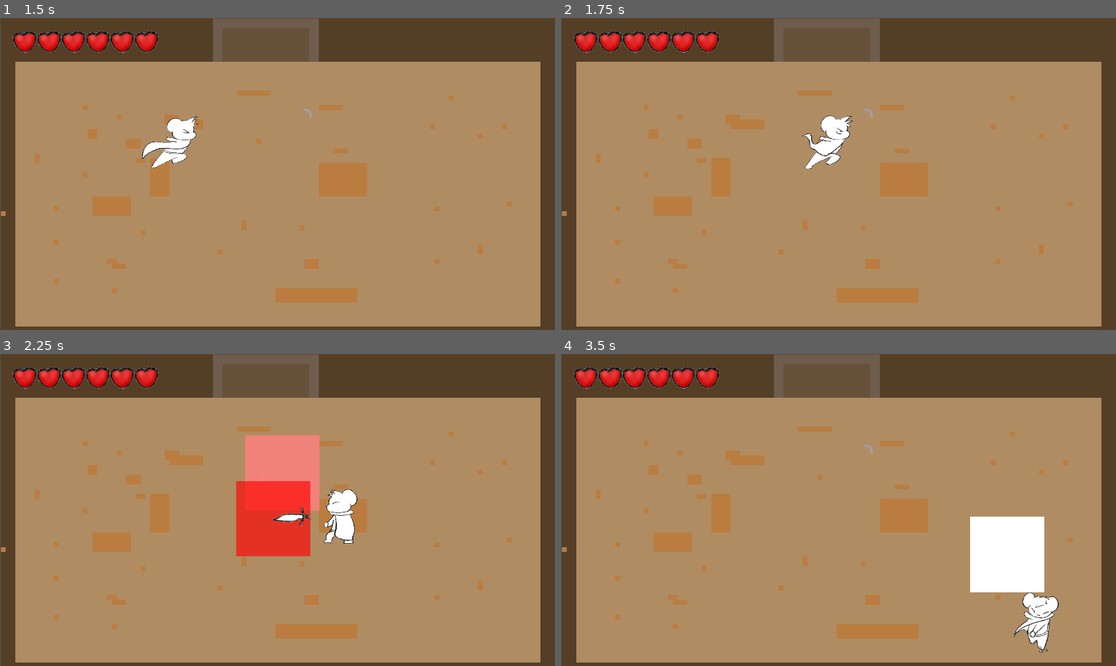
Above: before the commit, frames 1-4 (two rows, left to right).
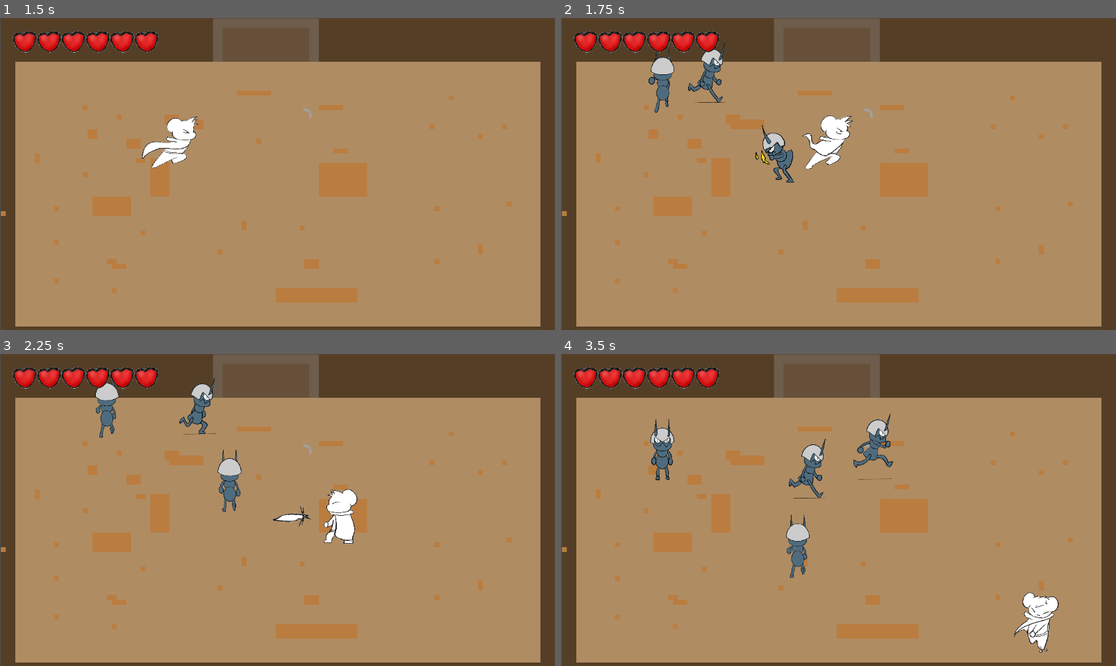
Above: after the commit, the same moments.

Repository: bcorrigall/ratknight
Game: Godot game, scene res://main_menu.tscn
Two runs of this game, one before a commit and one after it. Both use one fixed random seed, a clock stepped at 60 frames per second and the inputs below. The engine's default icon, where the game draws it, is replaced by a stand-in: a white triangle on a blue panel in a dark square.
Inputs (mouse positions are in pixels of both pictures, inside the frame that each line leads up to):
- Up to frame 1 (1.5 s): click "Start" at 0.5 s; tap Enter at 1.25 s; move the mouse to (399, 158) at 1.27 s; hold Right (move_right) from 1.28 s (still down); hold Shift (dash) from 1.28 s (still down)
- Up to frame 2 (1.75 s): keep holding Right (move_right); keep holding Shift (dash)
- Up to frame 3 (2.25 s): move the mouse to (166, 525) at 2.02 s; release Right (move_right) at 2.03 s; release Shift (dash) at 2.03 s; hold S (move_down) from 2.03 s (still down); tap J (attack_light) at 2.1 s
- Up to frame 4 (3.5 s): tap Shift (dash) at 2.3, 3.05 s; move the mouse to (894, 441) at 2.77 s; release S (move_down) at 2.78 s; hold Right (move_right) from 2.78 s (still down); hold K (attack_spin) from 2.78 s (still down)

Frame 1 is identical in both runs. In frame 2, 1.5% of the frame differs, in the area x 15-43%, y 8-53%; in frame 3, 6.6%, in the area x 17-58%, y 7-65%; in frame 4, 5.3%.

Commit message:
fixed collision bug

Diff:
--- a/Attack.gd
+++ b/Attack.gd
@@ -25,3 +25,13 @@
 		body.health = body.health - damage
 		print(body.health)
 		queue_free()
+
+
+
+func _on_attack_area_area_entered(area):
+	if(area.get_name().begins_with("HurtBox")):
+		var enemy = area.get_parent()
+		print(enemy.health)
+		enemy.health = enemy.health - damage
+		print(enemy.health)
+		queue_free()
--- a/Attack.tscn
+++ b/Attack.tscn
@@ -20,7 +20,6 @@
 
 [node name="Timer" type="Timer" parent="."]
 
-[connection signal="area_entered" from="AttackArea" to="." method="_on_area_2d_area_entered"]
-[connection signal="area_shape_entered" from="AttackArea" to="." method="_on_area_2d_area_shape_entered"]
+[connection signal="area_entered" from="AttackArea" to="." method="_on_attack_area_area_entered"]
 [connection signal="body_entered" from="AttackArea" to="." method="_on_area_2d_body_entered"]
 [connection signal="timeout" from="Timer" to="." method="_on_timer_timeout"]
--- a/enemy.gd
+++ b/enemy.gd
@@ -1,7 +1,7 @@
 extends CharacterBody2D
 
 
-@export var SPEED = 150
+@export var SPEED = 125
 @export var health = 100
 @export var damage = 5
 
--- a/enemy.tscn
+++ b/enemy.tscn
@@ -1,131 +1,158 @@
-[gd_scene load_steps=34 format=3 uid="uid://bd1rvmtjug7o8"]
+[gd_scene load_steps=37 format=3 uid="uid://bd1rvmtjug7o8"]
 
 [ext_resource type="Script" path="res://enemy.gd" id="1_4tbc6"]
-[ext_resource type="Texture2D" uid="uid://dkfdd3tt8waj8" path="res://assets/AntFighter/move_back/1.png" id="2_ofupk"]
-[ext_resource type="Texture2D" uid="uid://bav7obm1vqro1" path="res://assets/AntFighter/attack(side)/0.png" id="2_wahms"]
-[ext_resource type="Texture2D" uid="uid://bmfmsajsosvwm" path="res://assets/AntFighter/move_back/2.png" id="3_k6phc"]
-[ext_resource type="Texture2D" uid="uid://ble3qj1o32he3" path="res://assets/AntFighter/attack(side)/1.png" id="3_wv3hx"]
-[ext_resource type="Texture2D" uid="uid://cxya4jg7dokhv" path="res://assets/AntFighter/attack(side)/2.png" id="4_7jpfb"]
-[ext_resource type="Texture2D" uid="uid://cygh6ctwaxv7m" path="res://assets/AntFighter/move_back/3.png" id="4_v1v8h"]
-[ext_resource type="Texture2D" uid="uid://cn07tqf6rp6wr" path="res://assets/AntFighter/attack(side)/3.png" id="5_hkpbm"]
-[ext_resource type="Texture2D" uid="uid://b8ego8w7k4paq" path="res://assets/AntFighter/move_back/4.png" id="5_lsb4f"]
-[ext_resource type="Texture2D" uid="uid://fcvt7v82kunv" path="res://assets/AntFighter/attack(side)/4.png" id="6_em0ma"]
-[ext_resource type="Texture2D" uid="uid://b3tuuilmy52tf" path="res://assets/AntFighter/move_back/5.png" id="6_pgygh"]
-[ext_resource type="Texture2D" uid="uid://du7y1dxi558vs" path="res://assets/AntFighter/move_back/6.png" id="7_8v0qb"]
-[ext_resource type="Texture2D" uid="uid://ckmyev57d1rv1" path="res://assets/AntFighter/attack(side)/5.png" id="7_uq4ih"]
-[ext_resource type="Texture2D" uid="uid://coesqkf2jvm6y" path="res://assets/AntFighter/move_front/1.png" id="8_cmg0k"]
-[ext_resource type="Texture2D" uid="uid://bo1wwa1knul5v" path="res://assets/AntFighter/move_front/2.png" id="9_40yem"]
-[ext_resource type="Texture2D" uid="uid://cxl1q5jcc0uql" path="res://assets/AntFighter/move_front/3.png" id="10_xfffw"]
-[ext_resource type="Texture2D" uid="uid://c1gyyhfr7vncb" path="res://assets/AntFighter/move_front/4.png" id="11_0fi1m"]
-[ext_resource type="Texture2D" uid="uid://bmqgm4tp3qxac" path="res://assets/AntFighter/move_front/5.png" id="12_whqca"]
-[ext_resource type="Texture2D" uid="uid://dooksvqxo2m5l" path="res://assets/AntFighter/move_front/6.png" id="13_7qowh"]
-[ext_resource type="Texture2D" uid="uid://cydarsxxbjynk" path="res://assets/AntFighter/move_side/1.png" id="14_add1d"]
-[ext_resource type="Texture2D" uid="uid://cbskojt1hctpd" path="res://assets/AntFighter/move_side/2.png" id="15_fw7fw"]
-[ext_resource type="Texture2D" uid="uid://dt3wh4hdl0p5" path="res://assets/AntFighter/move_side/3.png" id="16_bngjy"]
-[ext_resource type="Texture2D" uid="uid://bl7aj24s1eado" path="res://assets/AntFighter/move_side/4.png" id="17_trxvw"]
-[ext_resource type="Texture2D" uid="uid://3s5vpt2dx1j1" path="res://assets/AntFighter/move_side/5.png" id="18_kx8qk"]
-[ext_resource type="Texture2D" uid="uid://bqkncpgyr8r7w" path="res://assets/AntFighter/move_side/6.png" id="19_yxk6s"]
-[ext_resource type="Texture2D" uid="uid://qpkuhp4tpff4" path="res://assets/AntFighter/move_side/7.png" id="20_3j4ue"]
-[ext_resource type="Texture2D" uid="uid://bp814m8s2jgkw" path="res://assets/AntFighter/move_side/8.png" id="21_mvk65"]
+[ext_resource type="Texture2D" uid="uid://blnakttrwrjas" path="res://assets/enemies/antFighter/attack(side)/0.png" id="2_cyluj"]
+[ext_resource type="Texture2D" uid="uid://blv5e6d5y5lvd" path="res://assets/enemies/antFighter/move_back/back.png" id="2_hplpv"]
+[ext_resource type="Texture2D" uid="uid://bxch2xhyskm5w" path="res://assets/enemies/antFighter/attack(side)/1.png" id="3_id7g3"]
+[ext_resource type="Texture2D" uid="uid://ct8n4p3yta8vy" path="res://assets/enemies/antFighter/move_front/front.png" id="3_l5wl1"]
+[ext_resource type="Texture2D" uid="uid://c3uxis2aaathp" path="res://assets/enemies/antFighter/attack(side)/2.png" id="4_0hshd"]
+[ext_resource type="Texture2D" uid="uid://cacyemixrkfj0" path="res://assets/enemies/antFighter/move_side/side.png" id="4_42p2l"]
+[ext_resource type="Texture2D" uid="uid://johx64v3xmf7" path="res://assets/enemies/antFighter/attack(side)/3.png" id="5_glnjp"]
+[ext_resource type="Texture2D" uid="uid://fnxwxk166yey" path="res://assets/enemies/antFighter/move_back/1.png" id="5_krsqe"]
+[ext_resource type="Texture2D" uid="uid://bc3grb7rmq078" path="res://assets/enemies/antFighter/move_back/2.png" id="6_m5ykh"]
+[ext_resource type="Texture2D" uid="uid://dl3vvublkp4ik" path="res://assets/enemies/antFighter/attack(side)/4.png" id="6_ype3v"]
+[ext_resource type="Texture2D" uid="uid://c20nk8d8tsbk6" path="res://assets/enemies/antFighter/move_back/3.png" id="7_b3ycb"]
+[ext_resource type="Texture2D" uid="uid://diwblvrk7lbhs" path="res://assets/enemies/antFighter/attack(side)/5.png" id="7_nvf24"]
+[ext_resource type="Texture2D" uid="uid://c617uy1yeo1t" path="res://assets/enemies/antFighter/move_back/4.png" id="8_b7ha2"]
+[ext_resource type="Texture2D" uid="uid://c7spixydrplu6" path="res://assets/enemies/antFighter/move_back/5.png" id="9_rxdg4"]
+[ext_resource type="Texture2D" uid="uid://d2h8b2mho81dc" path="res://assets/enemies/antFighter/move_back/6.png" id="10_x7mvi"]
+[ext_resource type="Texture2D" uid="uid://cxp0qfmnjgr6d" path="res://assets/enemies/antFighter/move_front/1.png" id="11_2rbfg"]
+[ext_resource type="Texture2D" uid="uid://y1em1xlnmkkk" path="res://assets/enemies/antFighter/move_front/2.png" id="12_knodq"]
+[ext_resource type="Texture2D" uid="uid://bl2w41tefgal5" path="res://assets/enemies/antFighter/move_front/3.png" id="13_v47sx"]
+[ext_resource type="Texture2D" uid="uid://cgkh5vncybvi4" path="res://assets/enemies/antFighter/move_front/4.png" id="14_s68ec"]
+[ext_resource type="Texture2D" uid="uid://or4m4j7abex0" path="res://assets/enemies/antFighter/move_front/5.png" id="15_8qt3j"]
+[ext_resource type="Texture2D" uid="uid://dxsl5kqhapuix" path="res://assets/enemies/antFighter/move_front/6.png" id="16_dgwkd"]
+[ext_resource type="Texture2D" uid="uid://y3ueknl2vfxp" path="res://assets/enemies/antFighter/move_side/1.png" id="17_mi656"]
+[ext_resource type="Texture2D" uid="uid://bwt7qsmu17xik" path="res://assets/enemies/antFighter/move_side/2.png" id="18_hyegm"]
+[ext_resource type="Texture2D" uid="uid://c5b2wt6u7jpuy" path="res://assets/enemies/antFighter/move_side/3.png" id="19_sg61l"]
+[ext_resource type="Texture2D" uid="uid://ch1o7ehoflplm" path="res://assets/enemies/antFighter/move_side/4.png" id="20_gxllo"]
+[ext_resource type="Texture2D" uid="uid://c5hthp577uo07" path="res://assets/enemies/antFighter/move_side/5.png" id="21_embnh"]
+[ext_resource type="Texture2D" uid="uid://8s0oanf8utab" path="res://assets/enemies/antFighter/move_side/6.png" id="22_egr1b"]
+[ext_resource type="Texture2D" uid="uid://cc8xyl17se1u8" path="res://assets/enemies/antFighter/move_side/7.png" id="23_a8u3r"]
+[ext_resource type="Texture2D" uid="uid://ded4e7gg4lnu7" path="res://assets/enemies/antFighter/move_side/8.png" id="24_fxfxy"]
 
 [sub_resource type="SpriteFrames" id="SpriteFrames_1gqbj"]
 animations = [{
 "frames": [{
 "duration": 1.0,
-"texture": ExtResource("2_wahms")
-}, {
-"duration": 1.0,
-"texture": ExtResource("3_wv3hx")
-}, {
-"duration": 1.0,
-"texture": ExtResource("4_7jpfb")
-}, {
-"duration": 1.0,
-"texture": ExtResource("5_hkpbm")
-}, {
-"duration": 1.0,
-"texture": ExtResource("6_em0ma")
-}, {
-"duration": 1.0,
-"texture": ExtResource("7_uq4ih")
-}],
-"loop": true,
-"name": &"attack",
+"texture": ExtResource("2_cyluj")
+}, {
+"duration": 1.0,
+"texture": ExtResource("3_id7g3")
+}, {
+"duration": 1.0,
+"texture": ExtResource("4_0hshd")
+}, {
+"duration": 1.0,
+"texture": ExtResource("5_glnjp")
+}, {
+"duration": 1.0,
+"texture": ExtResource("6_ype3v")
+}, {
+"duration": 1.0,
+"texture": ExtResource("7_nvf24")
+}],
+"loop": true,
+"name": &"attack_side",
+"speed": 12.0
+}, {
+"frames": [{
+"duration": 1.0,
+"texture": ExtResource("2_hplpv")
+}],
+"loop": true,
+"name": &"idle_back",
+"speed": 5.0
+}, {
+"frames": [{
+"duration": 1.0,
+"texture": ExtResource("3_l5wl1")
+}],
+"loop": true,
+"name": &"idle_front",
+"speed": 5.0
+}, {
+"frames": [{
+"duration": 1.0,
+"texture": ExtResource("4_42p2l")
+}],
+"loop": true,
+"name": &"idle_side",
+"speed": 5.0
+}, {
+"frames": [{
+"duration": 1.0,
+"texture": ExtResource("5_krsqe")
+}, {
+"duration": 1.0,
+"texture": ExtResource("6_m5ykh")
+}, {
+"duration": 1.0,
+"texture": ExtResource("7_b3ycb")
+}, {
+"duration": 1.0,
+"texture": ExtResource("8_b7ha2")
+}, {
+"duration": 1.0,
+"texture": ExtResource("9_rxdg4")
+}, {
+"duration": 1.0,
+"texture": ExtResource("10_x7mvi")
+}],
+"loop": true,
+"name": &"move_back",
 "speed": 10.0
 }, {
 "frames": [{
 "duration": 1.0,
-"texture": ExtResource("2_ofupk")
-}, {
-"duration": 1.0,
-"texture": ExtResource("3_k6phc")
-}, {
-"duration": 1.0,
-"texture": ExtResource("4_v1v8h")
-}, {
-"duration": 1.0,
-"texture": ExtResource("5_lsb4f")
-}, {
-"duration": 1.0,
-"texture": ExtResource("6_pgygh")
-}, {
-"duration": 1.0,
-"texture": ExtResource("7_8v0qb")
-}],
-"loop": true,
-"name": &"back",
+"texture": ExtResource("11_2rbfg")
+}, {
+"duration": 1.0,
+"texture": ExtResource("12_knodq")
+}, {
+"duration": 1.0,
+"texture": ExtResource("13_v47sx")
+}, {
+"duration": 1.0,
+"texture": ExtResource("14_s68ec")
+}, {
+"duration": 1.0,
+"texture": ExtResource("15_8qt3j")
+}, {
+"duration": 1.0,
+"texture": ExtResource("16_dgwkd")
+}],
+"loop": true,
+"name": &"move_front",
 "speed": 10.0
 }, {
 "frames": [{
 "duration": 1.0,
-"texture": ExtResource("8_cmg0k")
-}, {
-"duration": 1.0,
-"texture": ExtResource("9_40yem")
-}, {
-"duration": 1.0,
-"texture": ExtResource("10_xfffw")
-}, {
-"duration": 1.0,
-"texture": ExtResource("11_0fi1m")
-}, {
-"duration": 1.0,
-"texture": ExtResource("12_whqca")
-}, {
-"duration": 1.0,
-"texture": ExtResource("13_7qowh")
-}],
-"loop": true,
-"name": &"front",
-"speed": 10.0
-}, {
-"frames": [{
-"duration": 1.0,
-"texture": ExtResource("14_add1d")
-}, {
-"duration": 1.0,
-"texture": ExtResource("15_fw7fw")
-}, {
-"duration": 1.0,
-"texture": ExtResource("16_bngjy")
-}, {
-"duration": 1.0,
-"texture": ExtResource("17_trxvw")
-}, {
-"duration": 1.0,
-"texture": ExtResource("18_kx8qk")
-}, {
-"duration": 1.0,
-"texture": ExtResource("19_yxk6s")
-}, {
-"duration": 1.0,
-"texture": ExtResource("20_3j4ue")
-}, {
-"duration": 1.0,
-"texture": ExtResource("21_mvk65")
-}],
-"loop": true,
-"name": &"side",
+"texture": ExtResource("17_mi656")
+}, {
+"duration": 1.0,
+"texture": ExtResource("18_hyegm")
+}, {
+"duration": 1.0,
+"texture": ExtResource("19_sg61l")
+}, {
+"duration": 1.0,
+"texture": ExtResource("20_gxllo")
+}, {
+"duration": 1.0,
+"texture": ExtResource("21_embnh")
+}, {
+"duration": 1.0,
+"texture": ExtResource("22_egr1b")
+}, {
+"duration": 1.0,
+"texture": ExtResource("23_a8u3r")
+}, {
+"duration": 1.0,
+"texture": ExtResource("24_fxfxy")
+}],
+"loop": true,
+"name": &"move_side",
 "speed": 10.0
 }]
 
@@ -180,11 +207,9 @@
 
 [node name="AnimatedSprite2D" type="AnimatedSprite2D" parent="."]
 clip_children = 2
-scale = Vector2(0.17, 0.187)
+scale = Vector2(0.138125, 0.151875)
 sprite_frames = SubResource("SpriteFrames_1gqbj")
-animation = &"attack"
-frame = 1
-frame_progress = 0.0671456
+animation = &"move_side"
 
 [node name="ColorRect" type="ColorRect" parent="AnimatedSprite2D"]
 offset_left = -463.348
--- a/enemySpawner.gd
+++ b/enemySpawner.gd
@@ -1,7 +1,7 @@
 extends Node
 @export var enemy = preload("res://enemy.tscn")
-@export var monster_time = 8
-@export var starting_monsters = 4
+@export var monster_time = 10
+@export var starting_monsters = 3
 @export var starting_timer = 1
 var start_spawn = false
 
--- a/playerMovement.gd
+++ b/playerMovement.gd
@@ -235,19 +235,23 @@
 	get_node("/root/Main").queue_free()
 	get_tree().root.add_child(simultaneous_scene)
 
-func _on_area_2d_body_entered(body):
-	print(body)
-	if (body.get_name().begins_with("Enemy") and invincible == false and in_dash == false):
-		damage_rat(body.damage)
-
-		var direction = (body.position - position).normalized() * 100
+func _on_the_rat_area_2d_area_entered(area):
+	if (area.get_name().begins_with("HurtBox") and invincible == false and in_dash == false):
+		var enemy = area.get_parent()
+		damage_rat(enemy.damage)
+
+		var direction = (enemy.position - position).normalized() * 100
 		knockback_direction = -direction.normalized()
 		$KnockbackTimer.start(0.2)
 		$Invinciblilty.start(invincibility_time)
 		knocked_back = true
 		invincible = true
 
-	elif (body.get_name().begins_with("Enemy") and in_dash and dash_attack):
+func _on_area_2d_body_entered(body):
+	print(body)
+
+
+	if (body.get_name().begins_with("Enemy") and in_dash and dash_attack):
 		body.get_damage()
 		body.health -= 20
 
--- a/the_rat.tscn
+++ b/the_rat.tscn
@@ -633,6 +633,7 @@
 
 [node name="RegenTimer" type="Timer" parent="."]
 
+[connection signal="area_entered" from="theRatArea2D" to="." method="_on_the_rat_area_2d_area_entered"]
 [connection signal="body_entered" from="theRatArea2D" to="." method="_on_area_2d_body_entered"]
 [connection signal="body_entered" from="Weapon/Sword" to="Weapon/Sword" method="_on_body_entered"]
 [connection signal="timeout" from="Dash" to="." method="_on_dash_timeout"]
Not shown: 1 places in enemy_spawner.tscn that only renumber resources
Not shown: 1 places in main_menu.tscn that only renumber resources
